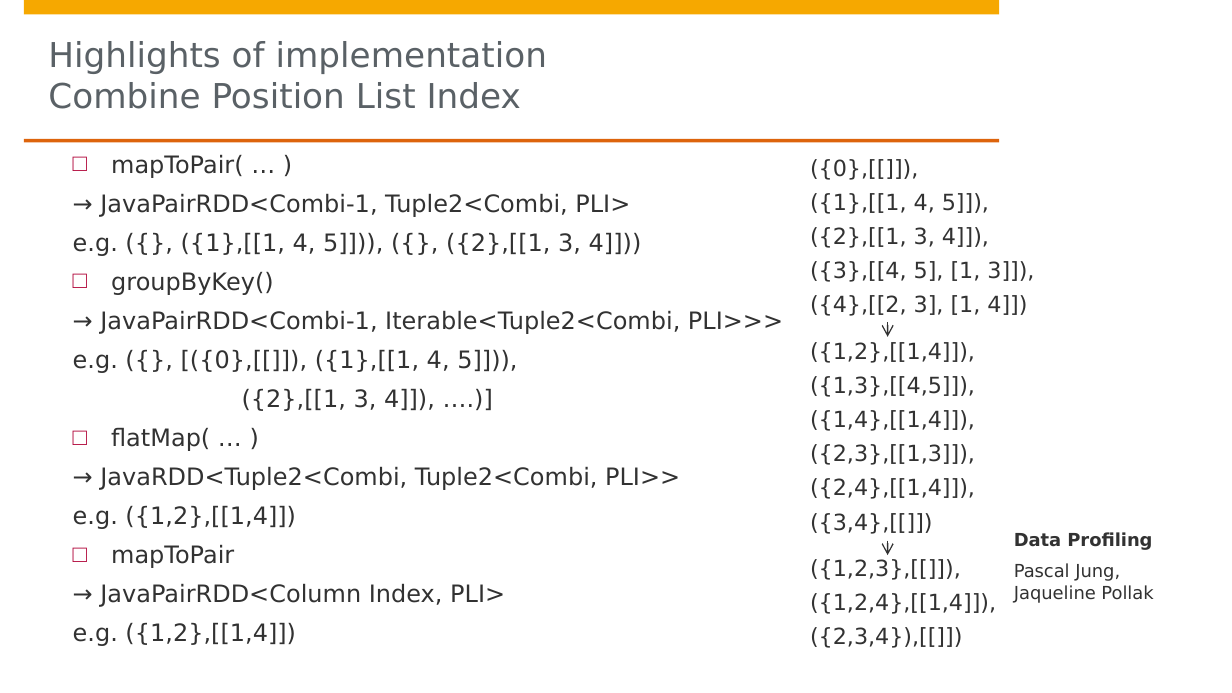
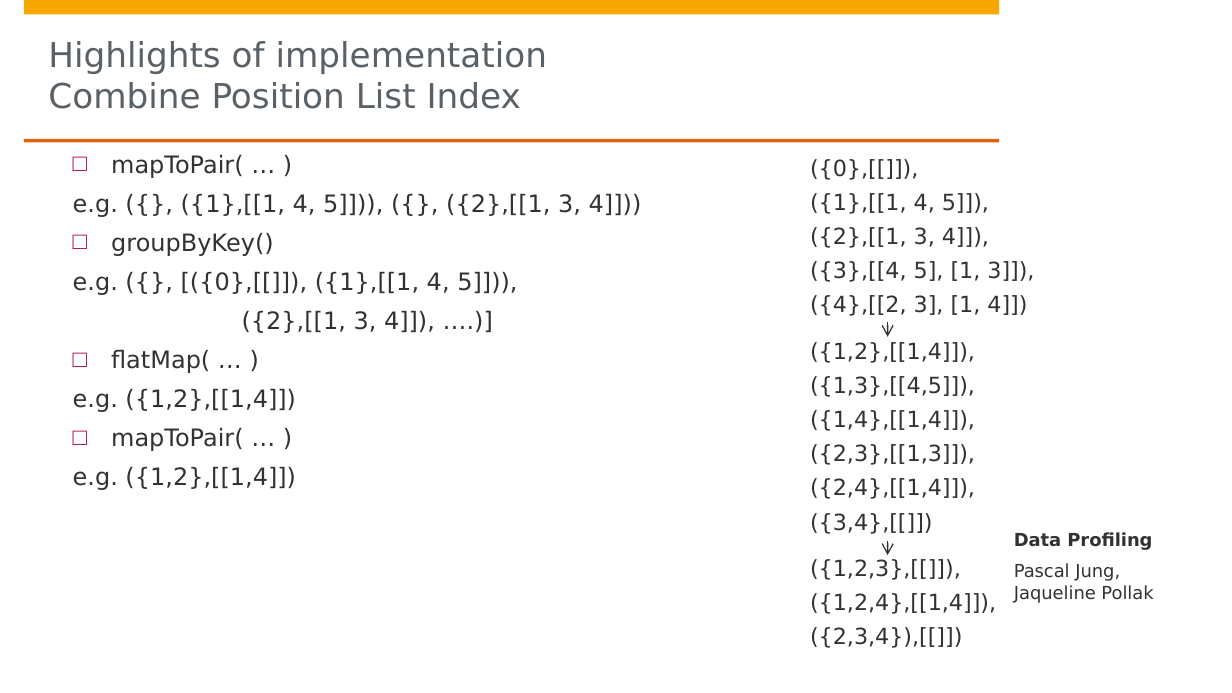
Before and after one commit to DBDA15/data-profiling, a slide deck: slide 22 of presentation.pptx (slide 23 before the commit). Drawn at 1232x693 pixels with LibreOffice and Linux fonts; fonts in the diff are those of the drawing; background and template pictures are left out. Boxes give left, top, right and bottom in pixels: in the first picture for what was removed or moved away, otherwise in the second. Text is boxed around its words. In the diff, an @@ line names an element or a change of style, - is before the commit and + after.

```diff
--- a/presentation.pptx
+++ b/presentation.pptx
@@ text at bbox=[100, 193, 630, 217]: paragraph removed @@
-    → JavaPairRDD<Combi-1, Tuple2<Combi, PLI>
@@ text at bbox=[100, 310, 783, 334]: paragraph removed @@
-    → JavaPairRDD<Combi-1, Iterable<Tuple2<Combi, PLI>>>
@@ text at bbox=[111, 427, 244, 451]: text changed @@
-    □ mapToPair
-    → JavaPairRDD<Column Index, PLI>
+    □ mapToPair( … )
@@ text at bbox=[100, 466, 680, 490]: paragraph removed @@
-    → JavaRDD<Tuple2<Combi, Tuple2<Combi, PLI>>
```
Also in this commit, not shown: 7 other slides changed, 8 slides removed.
